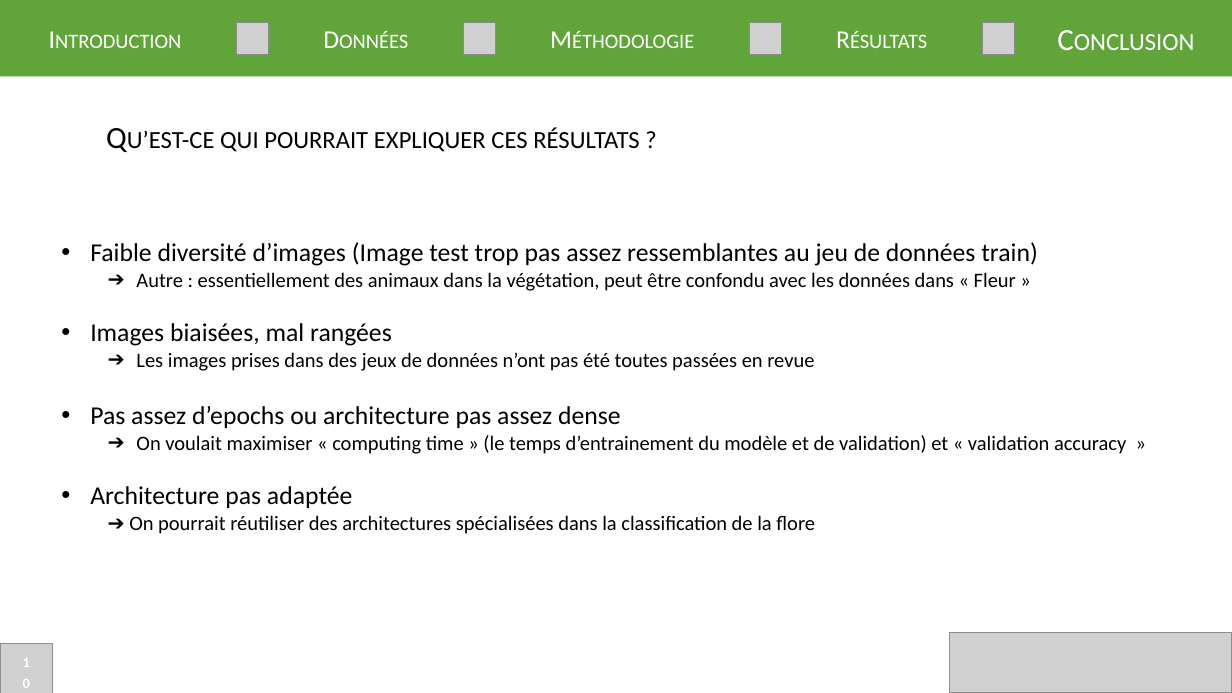
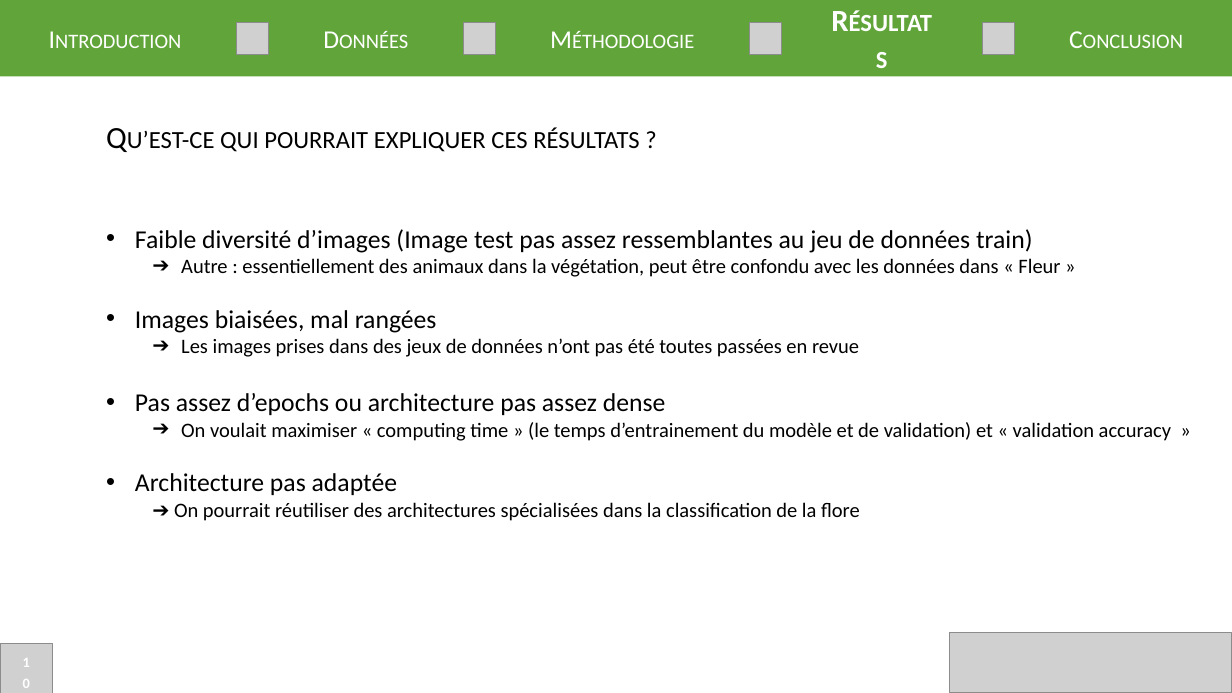
Before and after one commit to Easill/ML_photo, a slide deck: slide 10 of presentation.pptx. Drawn at 1232x693 pixels with LibreOffice and Linux fonts; fonts in the diff are those of the drawing; grey boxes stand for pictures. Boxes give left, top, right and bottom in pixels: in the first picture for what was removed or moved away, otherwise in the second. Text is boxed around its words. In the diff, an @@ line names an element or a change of style, - is before the commit and + after.

```diff
--- a/presentation.pptx
+++ b/presentation.pptx
@@ text "Résultats" at [533, 128, 639, 149]: size 20 to 24 pt, bold on @@
@@ text "Conclusion": place and size @@
-text "Conclusion" at [1048, 15, 1204, 61]
+text "Conclusion" at [1060, 18, 1193, 58]
@@ text "Conclusion" at [1060, 18, 1193, 58]: size 24 to 20 pt @@
@@ text "Faible diversité d’images (Image test ...": place and size @@
-text "Faible diversité d’images (Image test ..." at [90, 242, 1126, 534]
+text "Faible diversité d’images (Image test ..." at [135, 229, 1171, 521]
@@ text at [135, 229, 1033, 253]: text changed @@
-• Faible diversité d’images (Image test trop pas assez ressemblantes au jeu de données train)
+• Faible diversité d’images (Image test pas assez ressemblantes au jeu de données train)
```
Also in this commit, not shown: 6 other slides changed, 7 other files.
